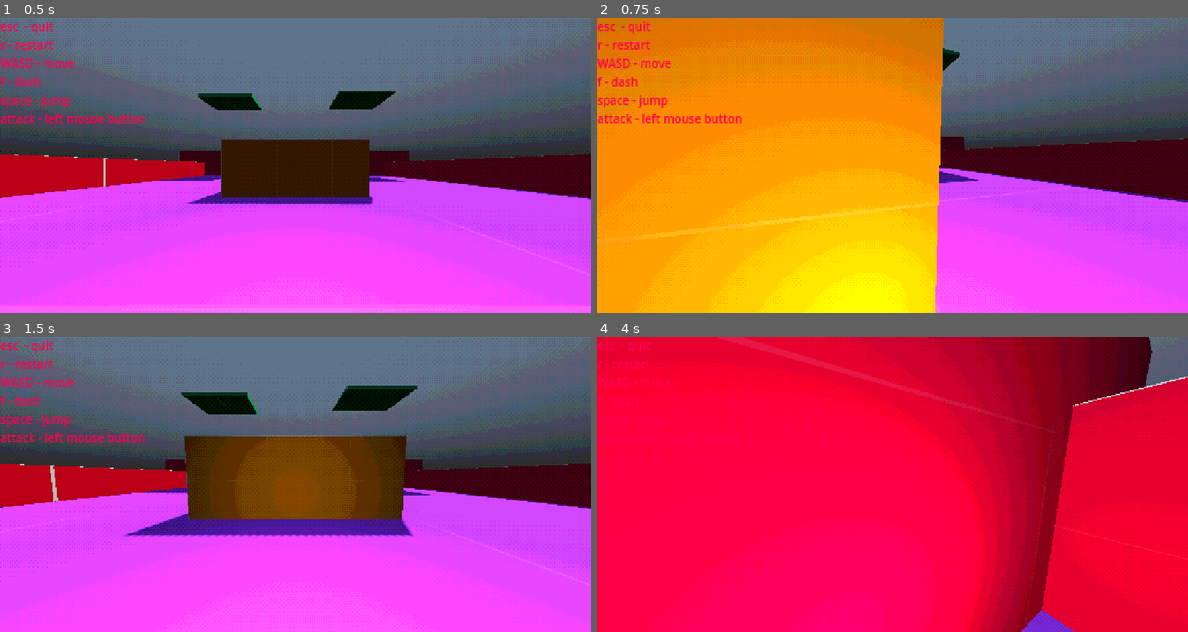
Above: before the commit, frames 1-4 (two rows, left to right).
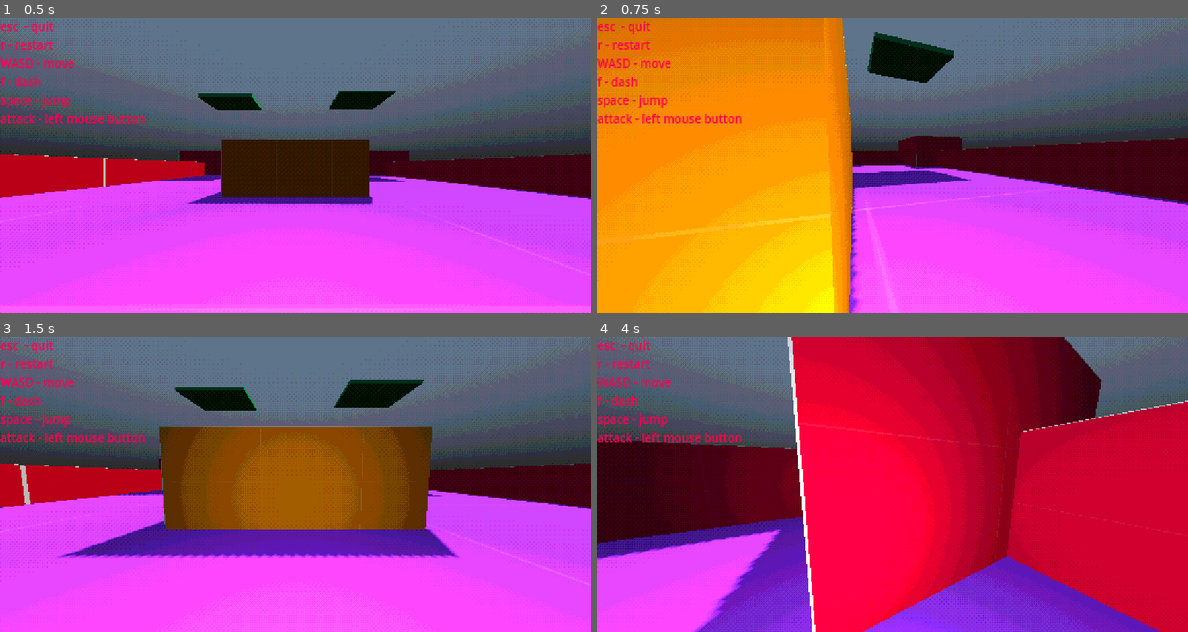
Above: after the commit, the same moments.

Repository: aru24sin/Blade
Game: Godot game, scene res://src/world/postprocessing.tscn
Same seed, same stepped clock (60 frames per second), same inputs: the game is played once before the commit and once after it. The engine's default icon, where the game draws it, is replaced by a stand-in: a white triangle on a blue panel in a dark square.
Inputs (mouse positions are in pixels of both pictures, inside the frame that each line leads up to):
- Up to frame 1 (0.5 s): no input
- Up to frame 2 (0.75 s): tap Enter at 0.5 s; move the mouse to (922, 165) at 0.52 s; hold Up (ui_up) from 0.53 s (still down); tap F (f) at 0.6 s
- Up to frame 3 (1.5 s): keep holding Up (ui_up); tap R (r) at 0.8, 1.35 s; move the mouse to (265, 484) at 1.27 s
- Up to frame 4 (4 s): keep holding Up (ui_up); tap Shift (run) at 1.55 s; move the mouse to (904, 478) at 2.02 s; hold Shift (run) 2.03-2.78 s; tap F (f) at 2.3, 3.6 s; move the mouse to (886, 490) at 2.77 s; click (886, 490) at 2.85 s; tap R (r) at 3.05 s; move the mouse to (933, 487) at 3.52 s; hold Shift (run) from 3.53 s (still down)

Frame 1 is identical in both runs. In frame 2, 18% of the frame differs, in the area x 22-100%, y 0-100%; in frame 3, 20%; in frame 4, 64%, in the area x 0-100%, y 0-100%.

Commit message:
Update player3d.gd

Diff:
--- a/src/player/player3d.gd
+++ b/src/player/player3d.gd
@@ -5,7 +5,7 @@
 @export var health := 100.0
 @export var MOUSE_SENS := 0.010
 @export var gravity := -0.7
-@export var speed := 20
+@export var speed := 28
 @export var angForCamToLearpTo := 0.0
 @export var XangForCamToLearpTo := 0.0
 @export var vel := Vector3.ZERO
@@ -70,12 +70,6 @@
 	if Input.is_action_just_pressed("attack"):
 		attack(damage)
 
-	# Running with stamina check
-	if Input.is_action_pressed("run"):
-		speed = 35
-	else:
-		speed = 20  # Reset to normal speed when not running
-
 	# Dashing with stamina check
 	if Input.is_action_just_pressed("f"):
 		dashFoward()
